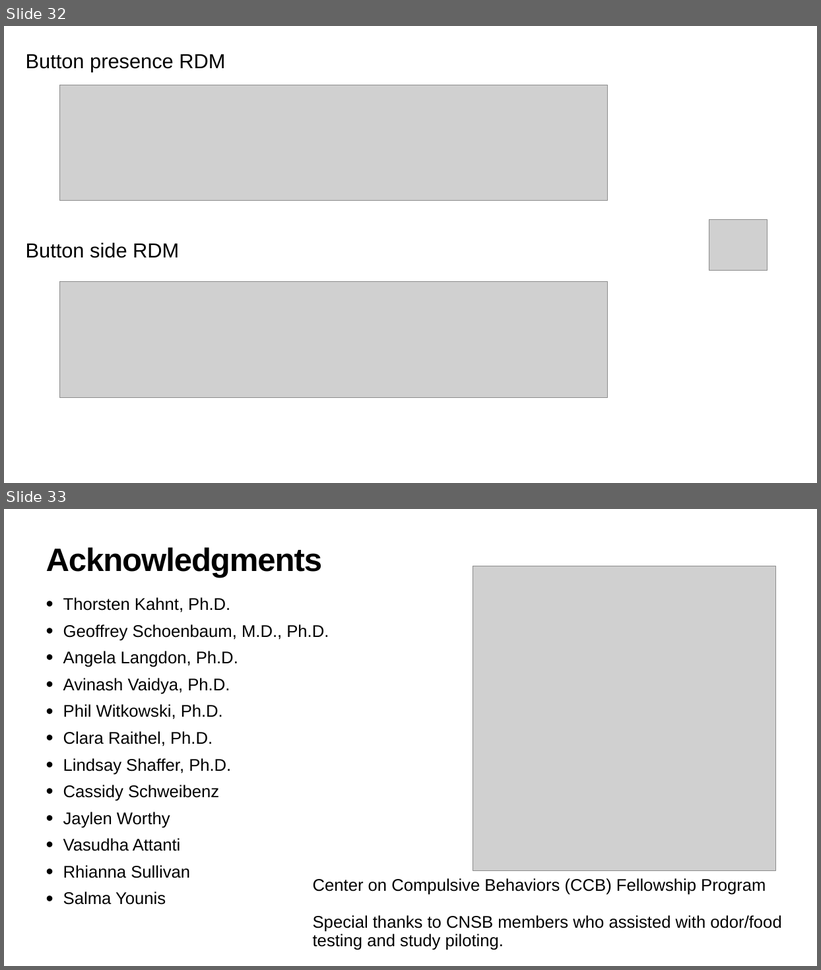
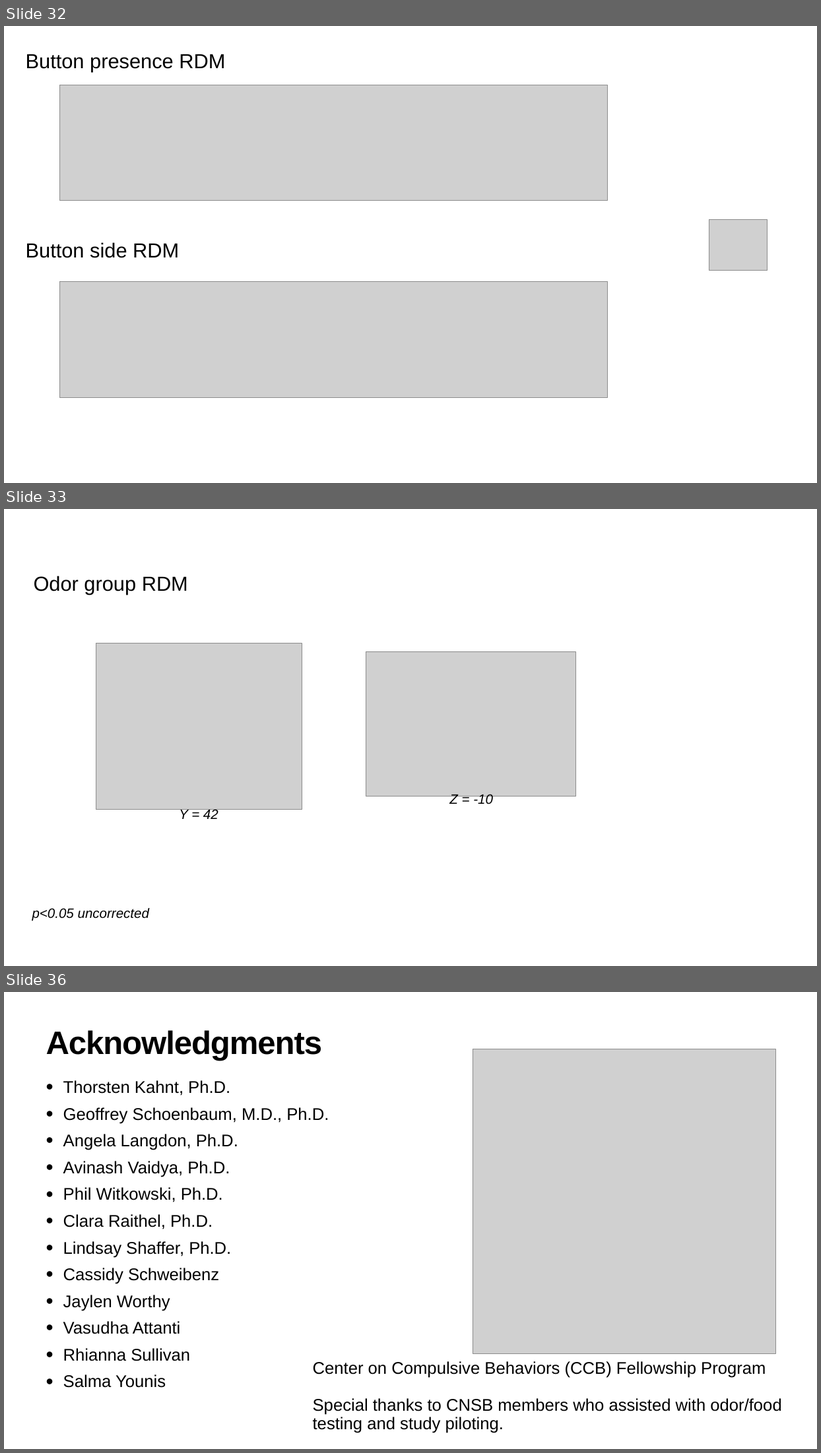
Before and after one commit to QingfangLiu/project-spcd, a slide deck: docs/Joint_lab_meeting.pptx. Shown one above the other, each under a label of ours: slides 32 and 33 before the commit, slides 32, 33 and 36 after it; the slides between them are not shown. The pictures are 821x970 and 821x1453 pixels, drawn with LibreOffice and Linux fonts; fonts in the diff are those of the drawing; grey boxes stand for pictures. Boxes give left, top, right and bottom in pixels: in the first picture for what was removed or moved away, otherwise in the second. Text is boxed around its words. In the diff, an @@ line names an element or a change of style, - is before the commit and + after.

Commit message:
update slides

```diff
--- a/docs/Joint_lab_meeting.pptx
+++ b/docs/Joint_lab_meeting.pptx
@@ slide 33 added at bbox=[4, 509, 817, 966], background #FFFFFF @@
@@ text added at bbox=[34, 576, 188, 595], 48 pt, text #000000 @@
+Odor group RDM
@@ picture added at bbox=[96, 643, 302, 809] @@
@@ picture added at bbox=[366, 652, 576, 796] @@
@@ text added at bbox=[450, 793, 493, 805], 32 pt, text #000000, italic @@
+Z = -10
@@ text added at bbox=[179, 809, 218, 819], 32 pt, text #000000, italic @@
+Y = 42
@@ text added at bbox=[32, 908, 149, 921], 32 pt, text #000000, italic @@
+p<0.05 uncorrected
@@ what was slide 33 is now slide 36 @@
```
Also in this commit, not shown: 2 other slides added.
